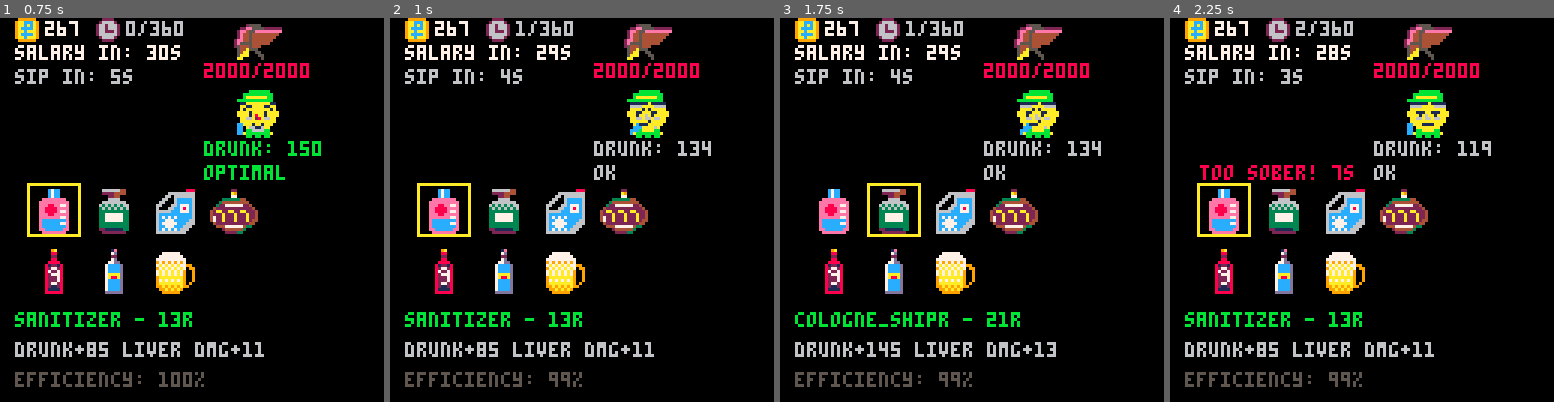
Above: before the commit, frames 1-4 (left to right).
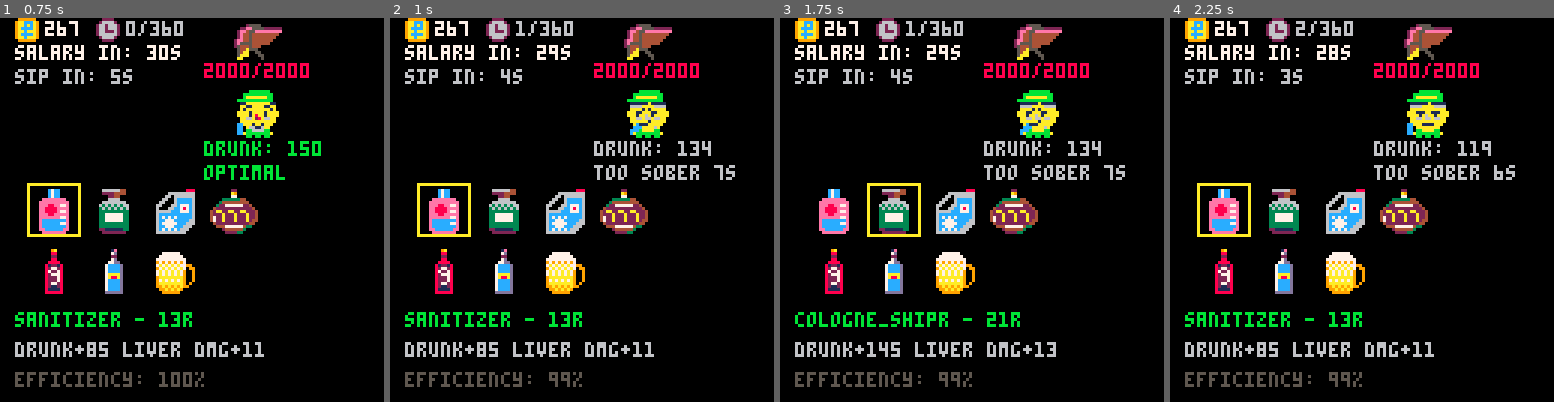
Above: after the commit, the same moments.

Repository: fritzlolpro/picopico
Game: PICO-8 cartridge carts/drunk.p8
Same seed, same stepped clock (60 frames per second), same inputs: the game is played once before the commit and once after it.
Inputs:
- Up to frame 1 (0.75 s): tap O (Z key) at 0.7 s
- Up to frame 2 (1 s): no input
- Up to frame 3 (1.75 s): hold Right from 1.6 s (still down); tap O (Z key) at 1.7 s
- Up to frame 4 (2.25 s): release Right at 2.1 s; tap O (Z key) at 2.1 s; hold Up from 2.15 s (still down)

Frame 1 is identical in both runs. In frame 2, 0.6% of the frame differs, in the area x 53-90%, y 38-43%; in frame 3, 0.6%; in frame 4, 1.2%, in the area x 7-90%, y 38-43%.

Commit message:
fix soberinity timer

Diff:
--- a/carts/drunk.p8
+++ b/carts/drunk.p8
@@ -134,6 +134,7 @@
         name = "cologne_shipr",
         price = 21,
         intoxication = 145,
+        -- intoxication = 0,
         liver_damage = 13,
         effect_chance = 0.25,
         effect_func = cologne_effect
@@ -227,6 +228,27 @@
         end
     end
 
+    -- Update sobriety timer (considering slowmotion)
+    if intoxication < intoxication_optimal_min then
+        if slowmotion_timer > 0 then
+            if frames % slow_motion_multiplier == 0 then
+                sobriety_timer += 1
+            end
+        else
+            sobriety_timer += 1
+        end
+
+        -- Check if timer expired
+        if sobriety_timer >= sobriety_duration then
+            -- Game over - too sober
+            current_state = game_state.game_over
+            game_over_reason = "too sober! you need to drink more alcohol to maintain optimal state."
+        end
+    else
+        -- Reset timer when not too sober
+        sobriety_timer = 0
+    end
+
     -- Update effects first
     local in_blackout = update_effects()
 
@@ -487,26 +509,9 @@
 
 -- Sobriety protection mechanism
 function update_sobriety_protection()
-    local is_too_sober = intoxication < intoxication_optimal_min
-
-    if is_too_sober then
-        -- Check if intoxication increased since last check
-        if intoxication > last_intoxication_check then
-            -- Intoxication increased, reset timer
-            sobriety_timer = 0
-        else
-            -- Still too sober, update timer
-            sobriety_timer += 1
-
-            -- Check if timer expired
-            if sobriety_timer >= sobriety_duration then
-                -- Game over - too sober
-                current_state = game_state.game_over
-                game_over_reason = "too sober! you need to drink more alcohol to maintain optimal state."
-            end
-        end
-    else
-        -- Not too sober, reset timer
+    -- Check if intoxication increased since last check
+    if intoxication > last_intoxication_check then
+        -- Intoxication increased, reset timer
         sobriety_timer = 0
     end
 
@@ -1035,12 +1040,6 @@
         print("chaotic!", 10, effect_info_y, 13)
     end
 
-    if sobriety_timer > 0 then
-        -- Too sober warning
-        local remaining_time = flr((sobriety_duration - sobriety_timer) / 60)
-        print("too sober! " .. remaining_time .. "s", 10, effect_info_y, 8)
-    end
-
 
     local shop_position_y = third_row_sprite_y + 32
     -- Draw drink sprites in 4x3 grid
@@ -1172,8 +1171,10 @@
 end
 
 function get_intoxication_status()
-    if intoxication <= intoxication_min_threshold then
-        return "too sober!"
+    if intoxication < intoxication_optimal_min then
+        -- Always show sobriety timer when below optimal minimum
+        local remaining_time = flr((sobriety_duration - sobriety_timer) / 60)
+        return "too sober " .. remaining_time .. "s"
     elseif intoxication >= intoxication_critical or critical_timer > 0 then
         -- Add critical timer to status
         local timer_seconds = flr(critical_timer / 60)
